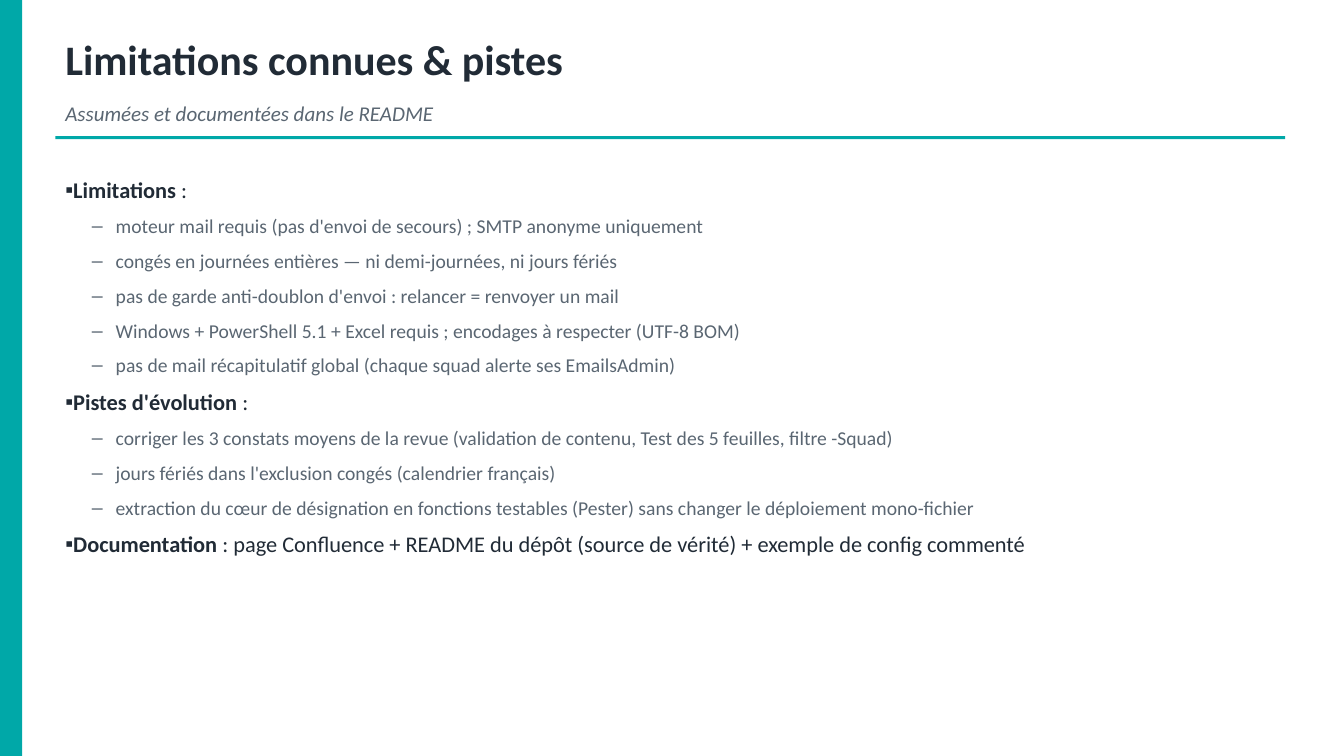
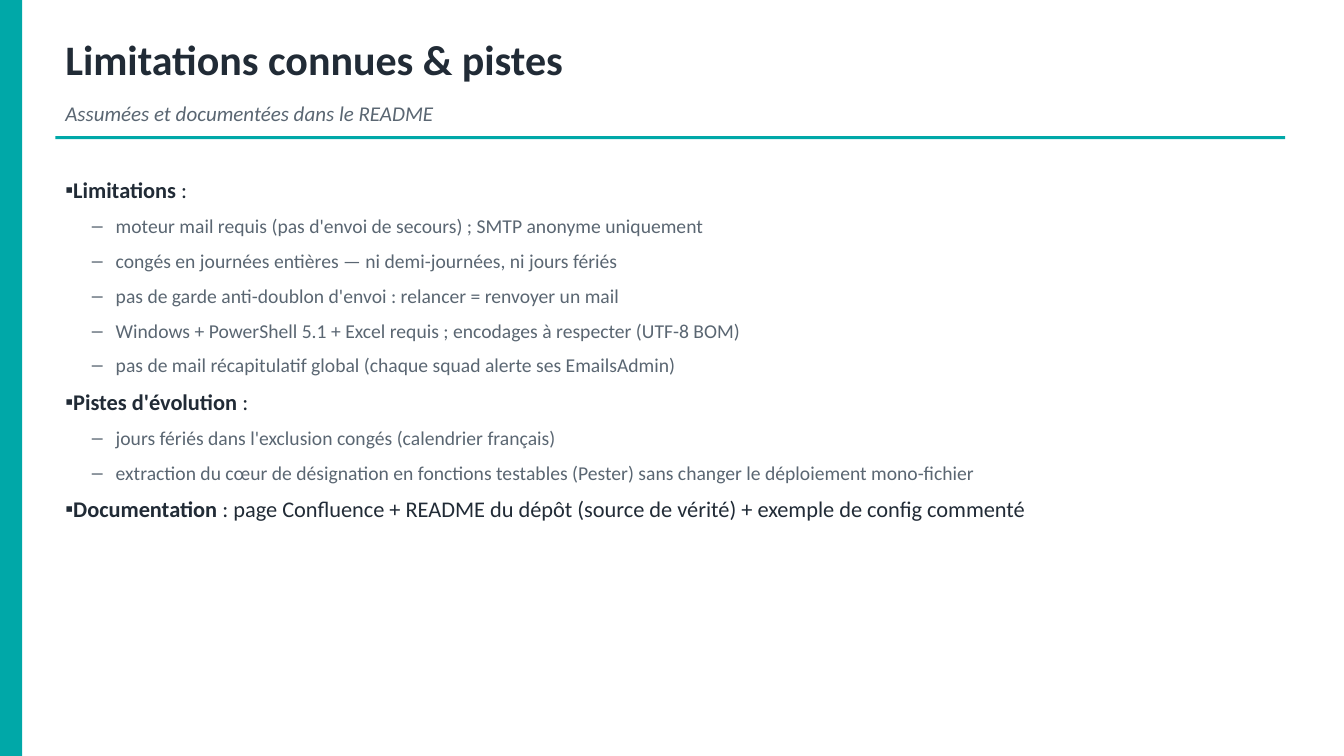
Before and after one commit to lucasyessad/mon_env, a slide deck: slide 13 of docs/Presentation-Suivi-Exploitation.pptx. Drawn at 1344x756 pixels with LibreOffice and Linux fonts; fonts in the diff are those of the drawing. Boxes give left, top, right and bottom in pixels: in the first picture for what was removed or moved away, otherwise in the second. Text is boxed around its words. In the diff, an @@ line names an element or a change of style, - is before the commit and + after.

```diff
--- a/docs/Presentation-Suivi-Exploitation.pptx
+++ b/docs/Presentation-Suivi-Exploitation.pptx
@@ text at [116, 431, 892, 449]: paragraph removed @@
-  – corriger les 3 constats moyens de la revue (validation de contenu, Test des 5 feuilles, filtre -Squad)
```
Also in this commit, not shown: 3 other slides changed, 5 other files.
